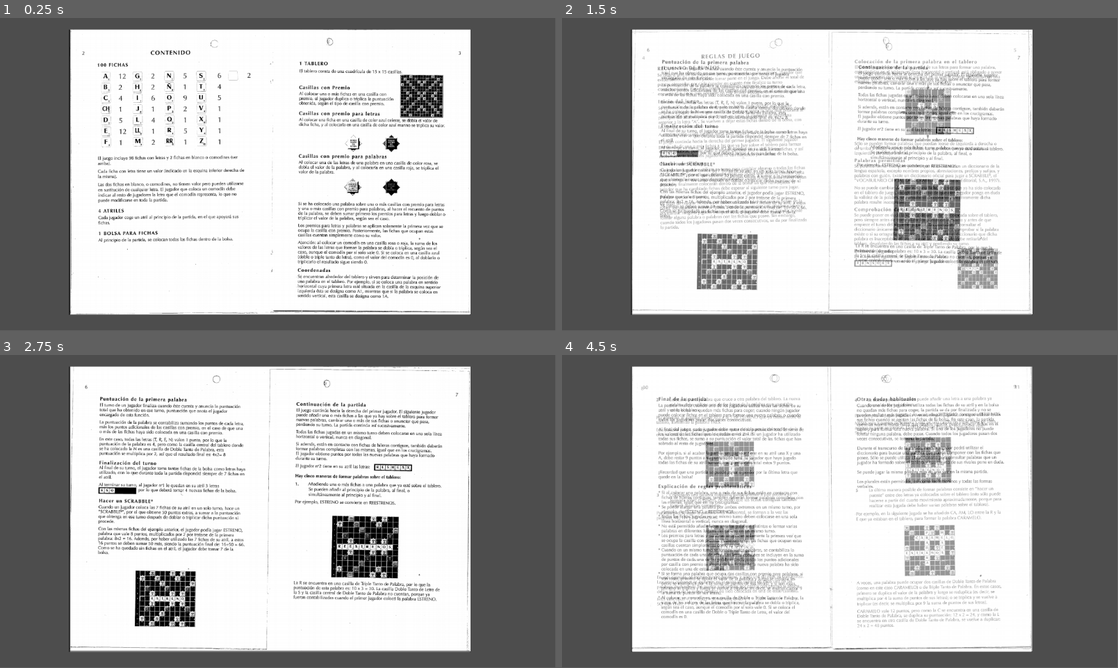
Above: before the commit, frames 1-4 (two rows, left to right).
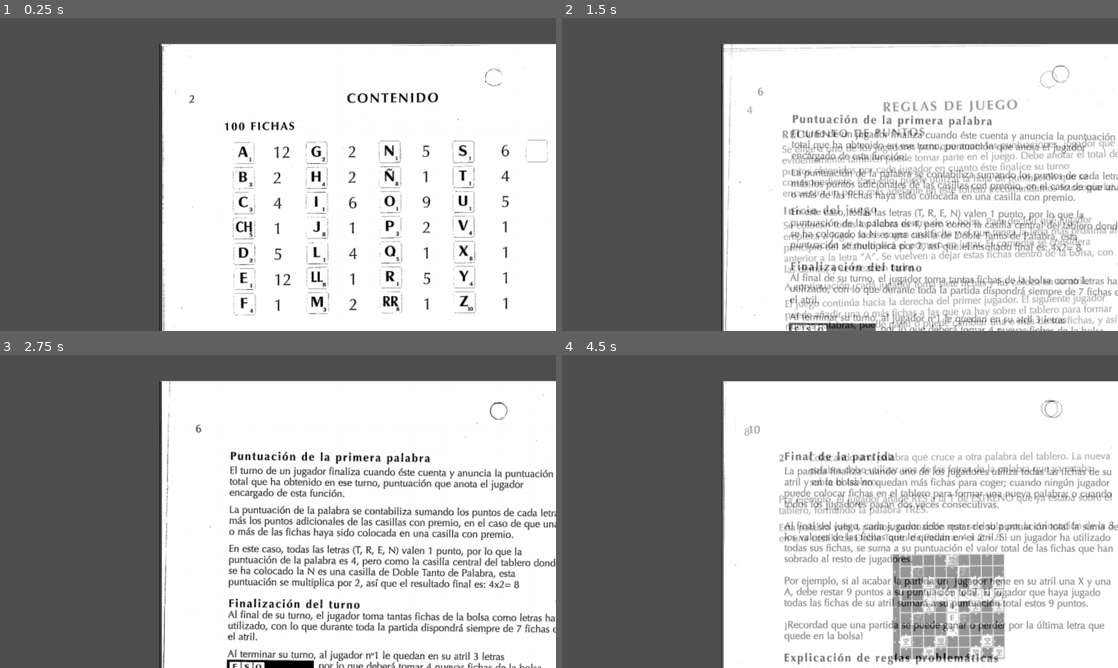
Above: after the commit, the same moments.

Repository: UCM-FDI-DISIA/proyectois1-chat-madres
Game: Godot game, scene res://Opciones/Tutorial/Tutorial.tscn
Two runs of this game, one before a commit and one after it. Both use one fixed random seed, a clock stepped at 60 frames per second and the inputs below.
Inputs (mouse positions are in pixels of both pictures, inside the frame that each line leads up to):
- Up to frame 1 (0.25 s): no input
- Up to frame 2 (1.5 s): tap Enter at 0.5 s; drag from (840, 174) to (895, 105) at 0.52 s; tap Space at 1.25 s; drag from (728, 190) to (812, 237) at 1.27 s
- Up to frame 3 (2.75 s): tap Enter at 2, 2.1 s; move the mouse to (333, 442) at 2.02 s; hold Right from 2.03 s (still down)
- Up to frame 4 (4.5 s): release Right at 2.75 s; tap Space at 2.75, 3.77, 4.25 s; drag from (812, 574) to (673, 464) at 2.77 s; tap Enter at 3.5, 3.6 s; move the mouse to (1006, 558) at 3.52 s; hold Left 3.53-4.25 s; drag from (673, 464) to (756, 433) at 4.27 s
In our replay, the window is 799x449 before the commit and 800x450 after it. These sizes can differ from the game's own. Grey fills any space a smaller window leaves; there, only what the larger window draws over its background counts as a difference.

The runs differ from the first frame. In frame 1, 45% of the frame differs, in the area x 0-100%, y 0-100%; in frame 2, 55%, in the area x 12-100%, y 3-100%; in frame 3, 50%; in frame 4, 55%.

Commit message:
Adicional: Pantalla Completa

Diff:
--- a/scrabble-definitivo/project.godot
+++ b/scrabble-definitivo/project.godot
@@ -14,6 +14,11 @@
 run/main_scene="uid://c0cjfrkwb0hpq"
 config/features=PackedStringArray("4.5", "Forward Plus")
 
+[display]
+
+window/size/mode=2
+window/stretch/scale=2.3
+
 [internationalization]
 
 locale/locale_filter_mode=1
